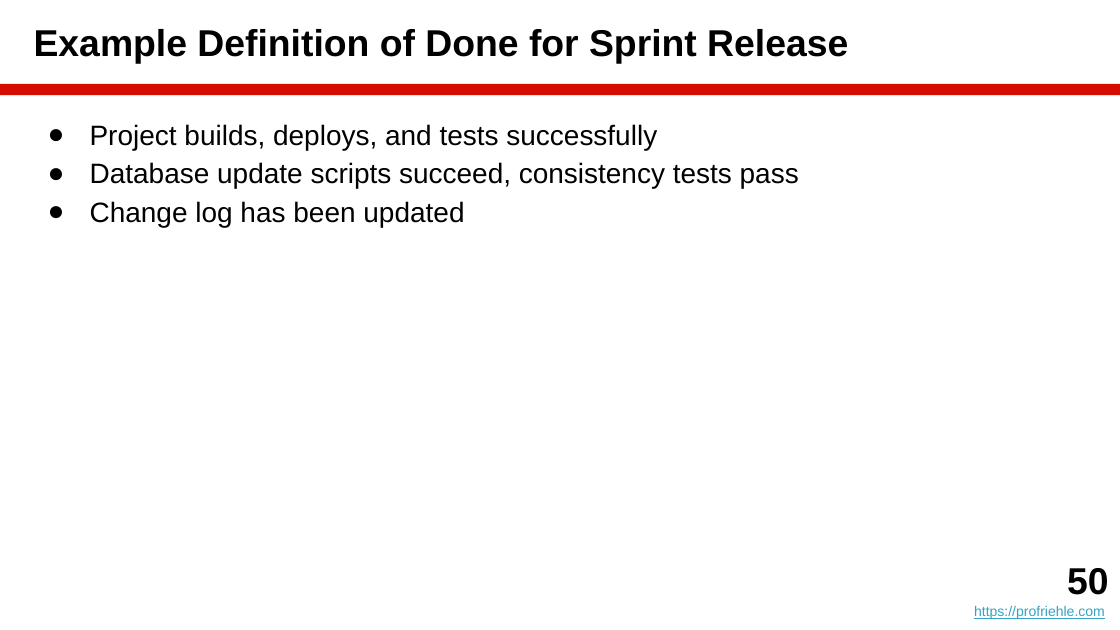
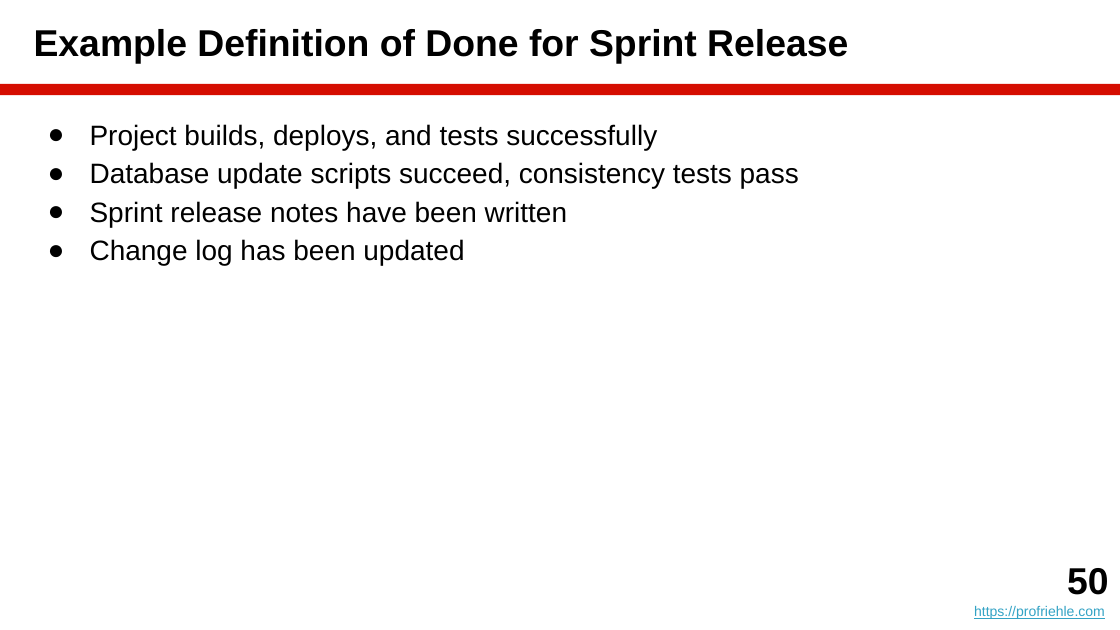
Before and after one commit to dirkriehle/amos-course, a slide deck: slide 50 of Lecture slides/AMOS B04 - Agile Planning.pptx. Drawn at 1120x630 pixels with LibreOffice and Linux fonts; fonts in the diff are those of the drawing. Boxes give left, top, right and bottom in pixels: in the first picture for what was removed or moved away, otherwise in the second. Text is boxed around its words. In the diff, an @@ line names an element or a change of style, - is before the commit and + after.

Commit message:
Final slide release for summer semester 2023.

```diff
--- a/Lecture slides/AMOS B04 - Agile Planning.pptx
+++ b/Lecture slides/AMOS B04 - Agile Planning.pptx
@@ text at [90, 201, 567, 227]: paragraph added @@
+● Sprint release notes have been written
```
Also in this commit, not shown: 5 other slides changed, 14 other files.
